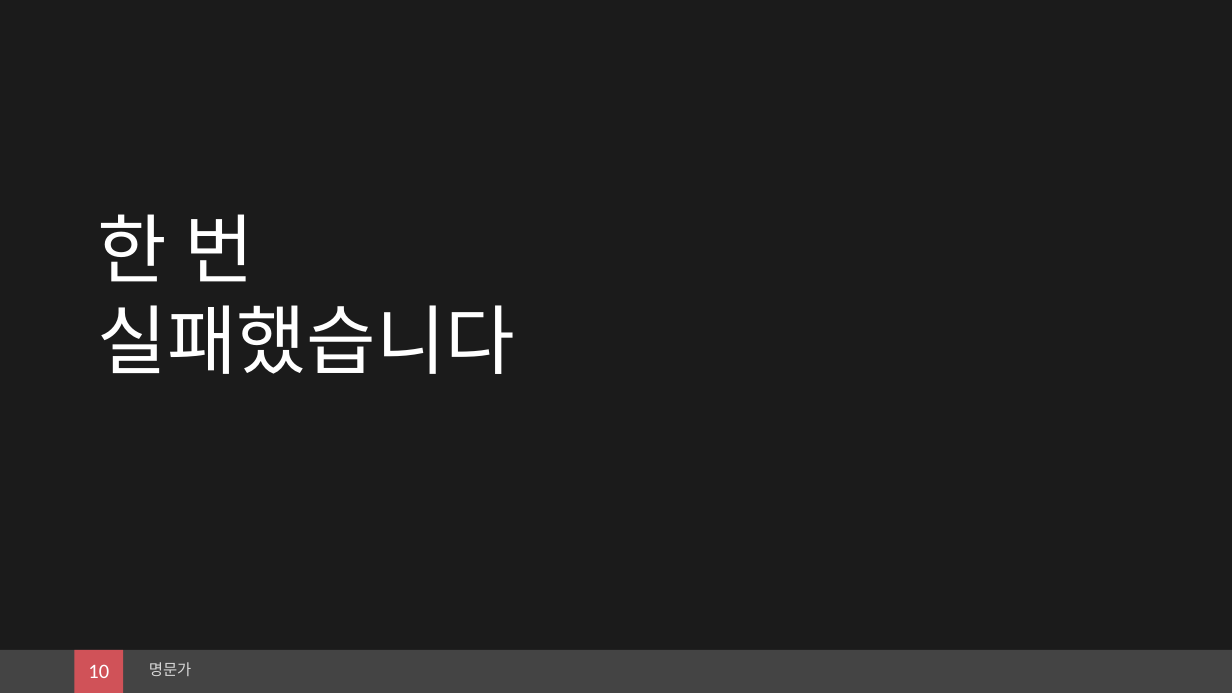
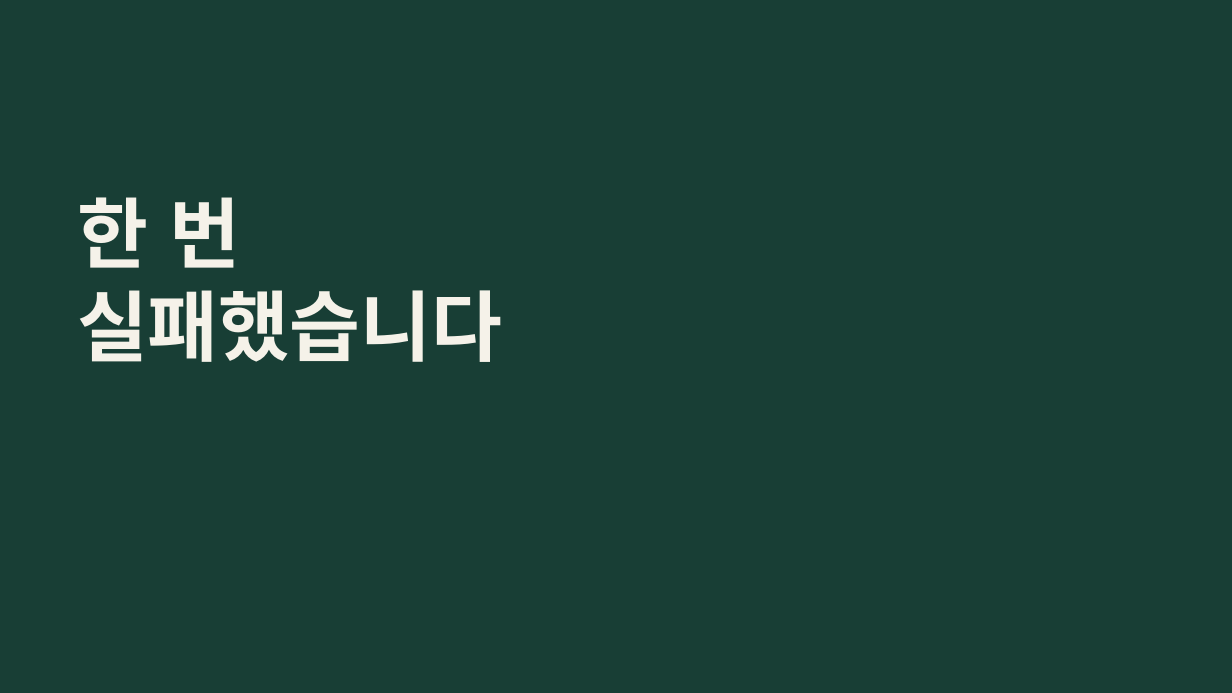
Before and after one commit to Lee-WonJun/royal-family, a slide deck: slide 10 of ppt/명문가_발표초안_v5_Cloud.pptx. Drawn at 1232x693 pixels with LibreOffice and Linux fonts; fonts in the diff are those of the drawing. Boxes give left, top, right and bottom in pixels: in the first picture for what was removed or moved away, otherwise in the second. Text is boxed around its words. In the diff, an @@ line names an element or a change of style, - is before the commit and + after.

Commit message:
feat(ppt): restore teal theme and add clan market diagrams

```diff
--- a/ppt/명문가_발표초안_v5_Cloud.pptx
+++ b/ppt/명문가_발표초안_v5_Cloud.pptx
@@ background #1B1B1B to #183E35 @@
@@ text "한 번": place and size @@
-text "한 번" at [97,214,515,374]
+text "한 번" at [77,197,502,362]
@@ text "한 번" at [77,197,502,362]: size 44.2 to 45 pt, text colour #FFFFFF to #F5F2E9, bold on @@
@@ rectangle removed at [0,650,1232,693] @@
@@ rectangle removed at [74,650,123,693] @@
@@ text removed at [88,664,109,678] @@
-10
@@ text removed at [149,662,192,676] @@
-명문가
```
Also in this commit, not shown: 6 other slides changed, 1 slide removed, 42 other files.
